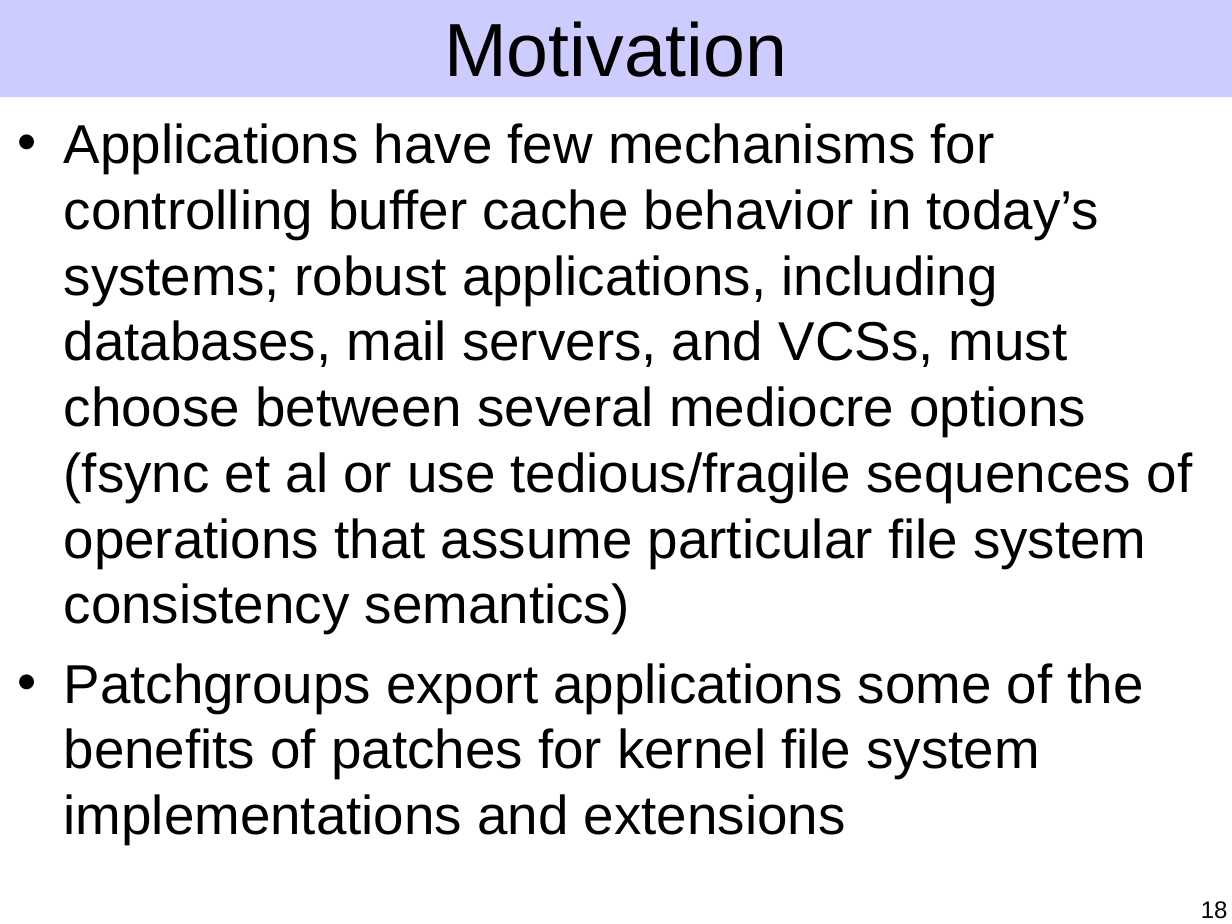
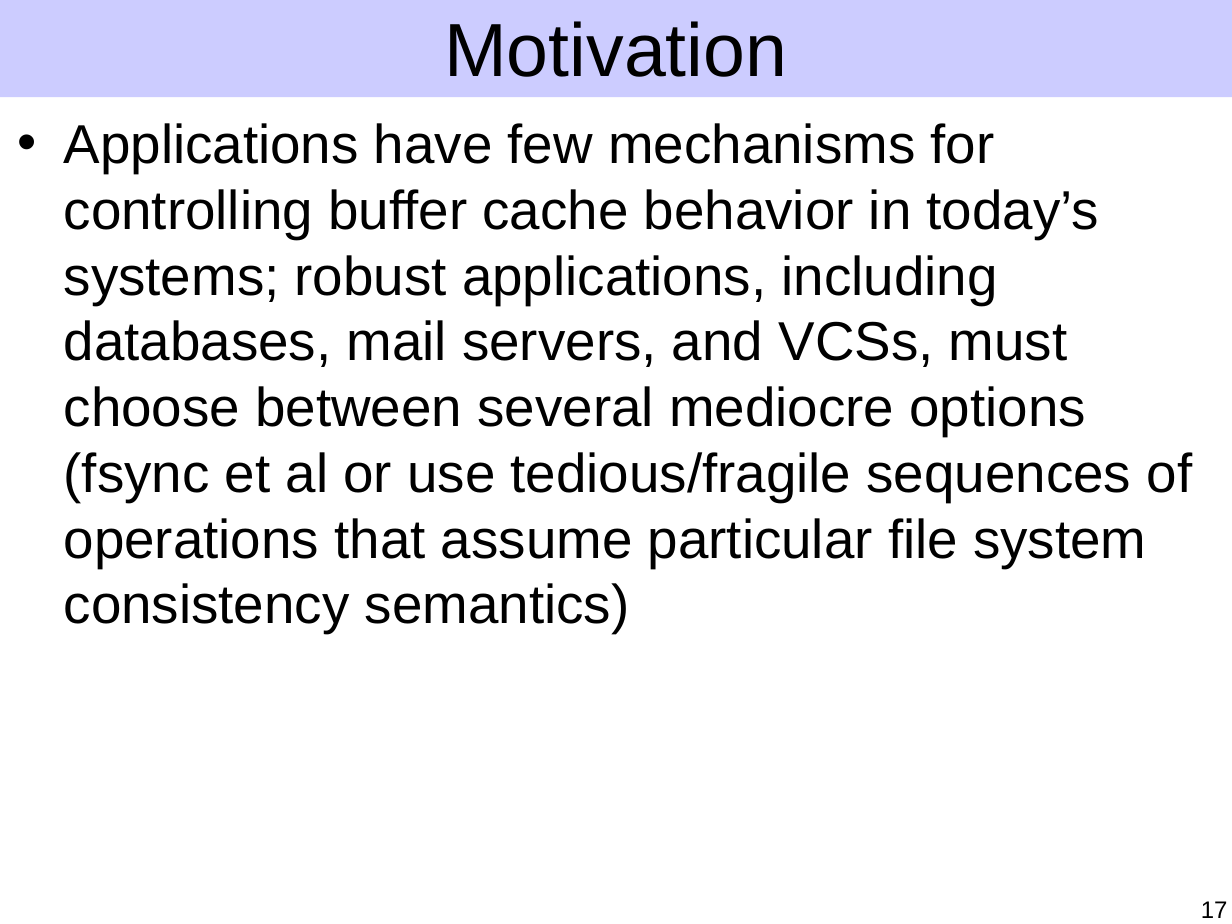
Before and after one commit to ucla-readable/fstitch-doc, a slide deck: slide 17 of sosp/pres.ppt (slide 18 before the commit). Drawn at 1232x924 pixels with LibreOffice and Linux fonts; fonts in the diff are those of the drawing. Boxes give left, top, right and bottom in pixels: in the first picture for what was removed or moved away, otherwise in the second. Text is boxed around its words. In the diff, an @@ line names an element or a change of style, - is before the commit and + after.

Commit message:
Checkpoint motivation improvements.

```diff
--- a/sosp/pres.ppt
+++ b/sosp/pres.ppt
@@ text at (64, 663, 1144, 844): paragraph removed @@
-• Patchgroups export applications some of the benefits of patches for kernel file system implementations and extensions
@@ page number at (1201, 901, 1228, 918): text changed @@
-18
+17
```
Also in this commit, not shown: 9 other slides changed, 2 slides added, 4 slides removed.
